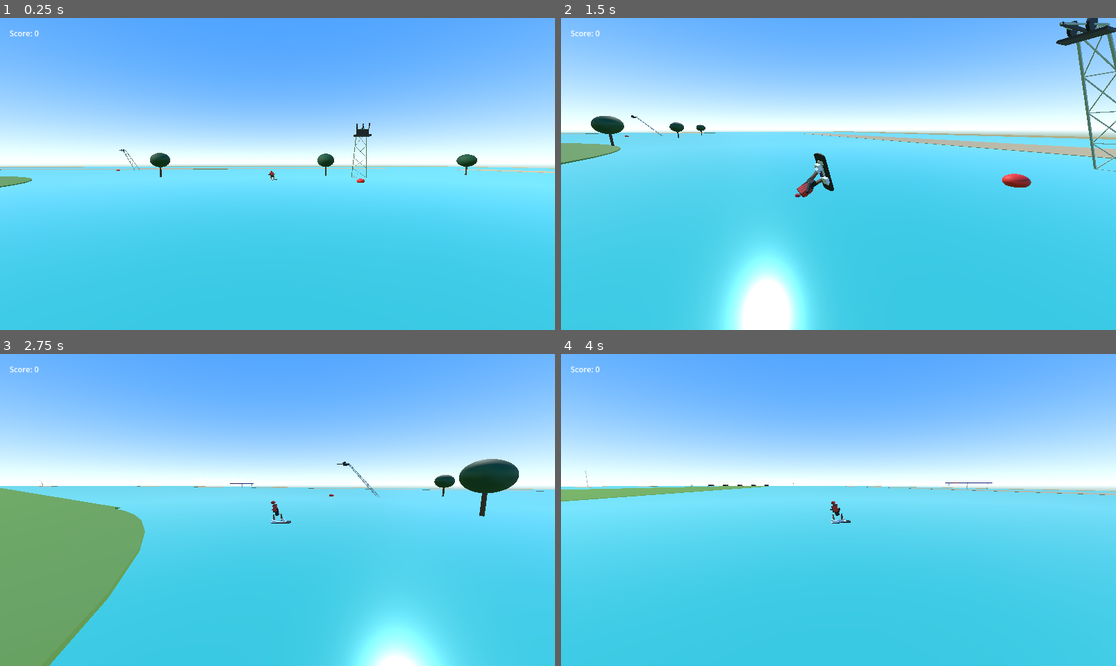
Above: before the commit, frames 1-4 (two rows, left to right).
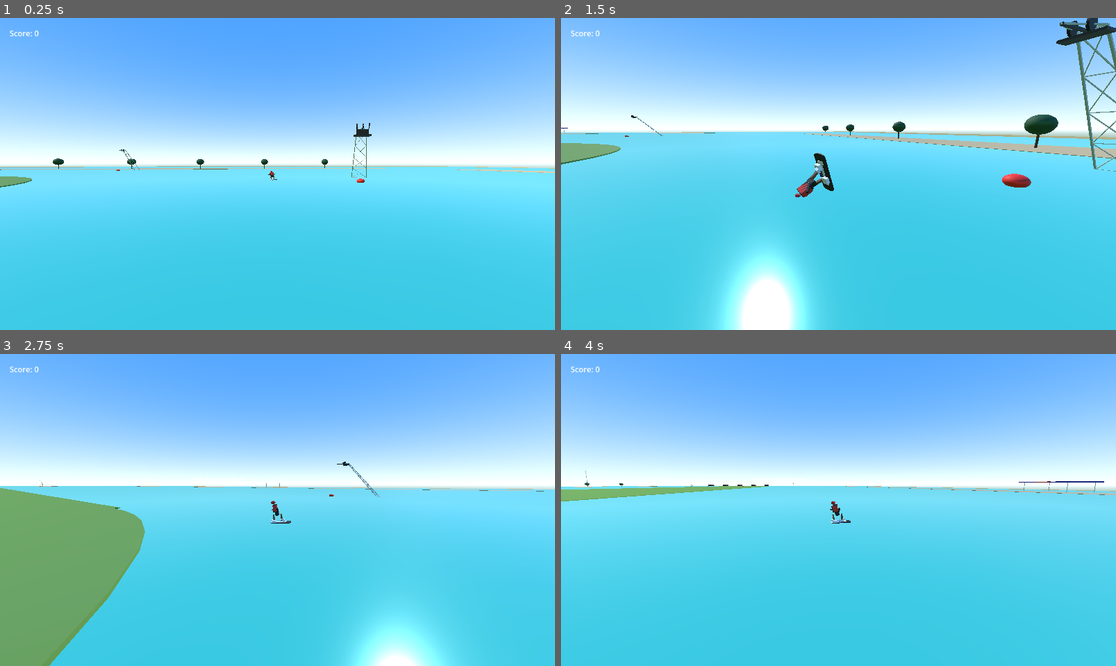
Above: after the commit, the same moments.

Repository: RONARSZN/cable-wakeboard
Game: Godot game, scene res://main.tscn
Same seed, same stepped clock (60 frames per second), same inputs: the game is played once before the commit and once after it.
Inputs (mouse positions are in pixels of both pictures, inside the frame that each line leads up to):
- Up to frame 1 (0.25 s): no input
- Up to frame 2 (1.5 s): tap Enter at 0.5 s; move the mouse to (960, 158) at 0.52 s; hold D 0.53-1.28 s; click (960, 158) at 0.67 s; tap Space at 0.77 s; move the mouse to (727, 189) at 1.27 s; hold Down from 1.28 s (still down)
- Up to frame 3 (2.75 s): tap Space at 1.52 s; move the mouse to (333, 441) at 2.02 s; release Down at 2.03 s; hold D from 2.03 s (still down)
- Up to frame 4 (4 s): move the mouse to (810, 572) at 2.77 s; release D at 2.78 s; hold Up 2.78-3.53 s; click (810, 572) at 2.92 s; tap Space at 3.02, 3.77 s; move the mouse to (1005, 556) at 3.52 s; hold A from 3.53 s (still down)

The runs differ from the first frame. In frame 1, 0.5% of the frame differs, in the area x 9-86%, y 43-52%; in frame 2, 0.8%; in frame 3, 1.1%, in the area x 41-94%, y 33-53%; in frame 4, 0.1%.

Commit message:
Fix scenery placement outside cable course

Diff:
--- a/scenery_factory.gd
+++ b/scenery_factory.gd
@@ -11,6 +11,9 @@
 const CANOPY_BLUE = Color(0.02, 0.13, 0.55)
 const CANOPY_RED = Color(0.88, 0.05, 0.04)
 const MIN_WATER_CLEARANCE = 75.0
+const COURSE_HALF_WIDTH = 55.0
+const COURSE_HALF_LENGTH = 155.0
+const MIN_STRUCTURE_DISTANCE_FROM_COURSE_CENTER = 80.0
 
 static func create_wakepark_scene(points: Array) -> Node3D:
 	var scene = Node3D.new()
@@ -38,12 +41,12 @@
 		var hut = _create_hut("LakeHut" + str(index + 1))
 		hut.position = Vector3(364.0, 0.0, -86.0 + index * 34.0)
 		hut.rotation_degrees.y = -8.0
-		scene.add_child(hut)
+		_add_structure_on_land(scene, hut)
 
 static func _add_event_canopy(scene: Node3D):
 	var canopy = Node3D.new()
 	canopy.name = "EventCanopy"
-	canopy.position = Vector3(-70.0, 0.0, 268.0)
+	canopy.position = Vector3(-132.0, 0.0, 268.0)
 	canopy.add_child(_create_box("CanopyTop", Vector3(24.0, 0.5, 24.0), Vector3.ZERO + Vector3(0.0, 5.4, 0.0), CANOPY_BLUE))
 	canopy.add_child(_create_box("CanopyAccent", Vector3(6.0, 0.56, 24.2), Vector3(0.0, 5.42, 0.0), CANOPY_RED))
 
@@ -51,14 +54,22 @@
 		for z_offset in [-10.0, 10.0]:
 			canopy.add_child(_create_pole("CanopyPole", Vector3(x_offset, 2.6, z_offset), 5.2))
 
-	scene.add_child(canopy)
+	_add_structure_on_land(scene, canopy)
 
 static func _add_tree_lines(scene: Node3D):
 	for index in range(9):
-		scene.add_child(_create_tree("BackTree" + str(index + 1), Vector3(-190.0 + index * 48.0, 0.0, -250.0)))
+		_add_tree_on_land(scene, "BackTree" + str(index + 1), Vector3(-280.0 + index * 70.0, 0.0, -220.0))
 
 	for index in range(7):
-		scene.add_child(_create_tree("LeftTree" + str(index + 1), Vector3(-286.0, 0.0, -160.0 + index * 50.0)))
+		_add_tree_on_land(scene, "LeftTree" + str(index + 1), Vector3(-374.0, 0.0, -140.0 + index * 46.0))
+
+static func _add_tree_on_land(scene: Node3D, tree_name: String, position: Vector3):
+	if _is_inside_course_perimeter(position):
+		return
+	scene.add_child(_create_tree(tree_name, position))
+
+static func _is_inside_course_perimeter(position: Vector3) -> bool:
+	return abs(position.x) <= COURSE_HALF_WIDTH and abs(position.z) <= COURSE_HALF_LENGTH
 
 static func _add_distant_mountains(scene: Node3D):
 	var mountain_line = Node3D.new()
@@ -76,7 +87,18 @@
 	for index in range(3):
 		var turbine = _create_wind_turbine("WindTurbine" + str(index + 1))
 		turbine.position = Vector3(132.0 + index * 72.0, 0.0, -292.0 + index * 10.0)
-		scene.add_child(turbine)
+		_add_structure_on_land(scene, turbine)
+
+static func _add_structure_on_land(scene: Node3D, structure: Node3D):
+	if not _is_outer_land_position(structure.position):
+		return
+	scene.add_child(structure)
+
+static func _is_outer_land_position(position: Vector3) -> bool:
+	return not _is_inside_course_perimeter(position) and _course_center_distance(position) >= MIN_STRUCTURE_DISTANCE_FROM_COURSE_CENTER
+
+static func _course_center_distance(position: Vector3) -> float:
+	return Vector2(position.x, position.z).length()
 
 static func _create_hut(hut_name: String) -> Node3D:
 	var hut = Node3D.new()
